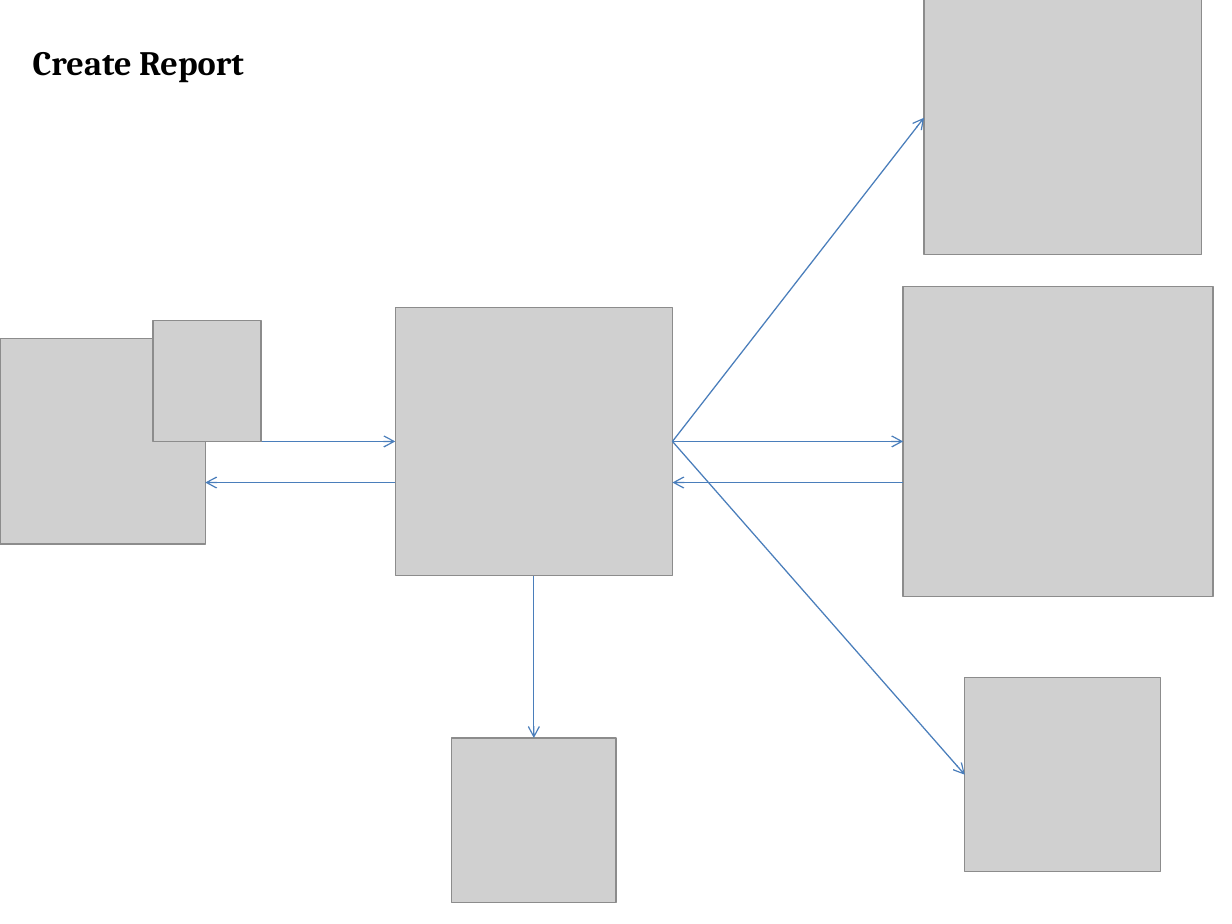
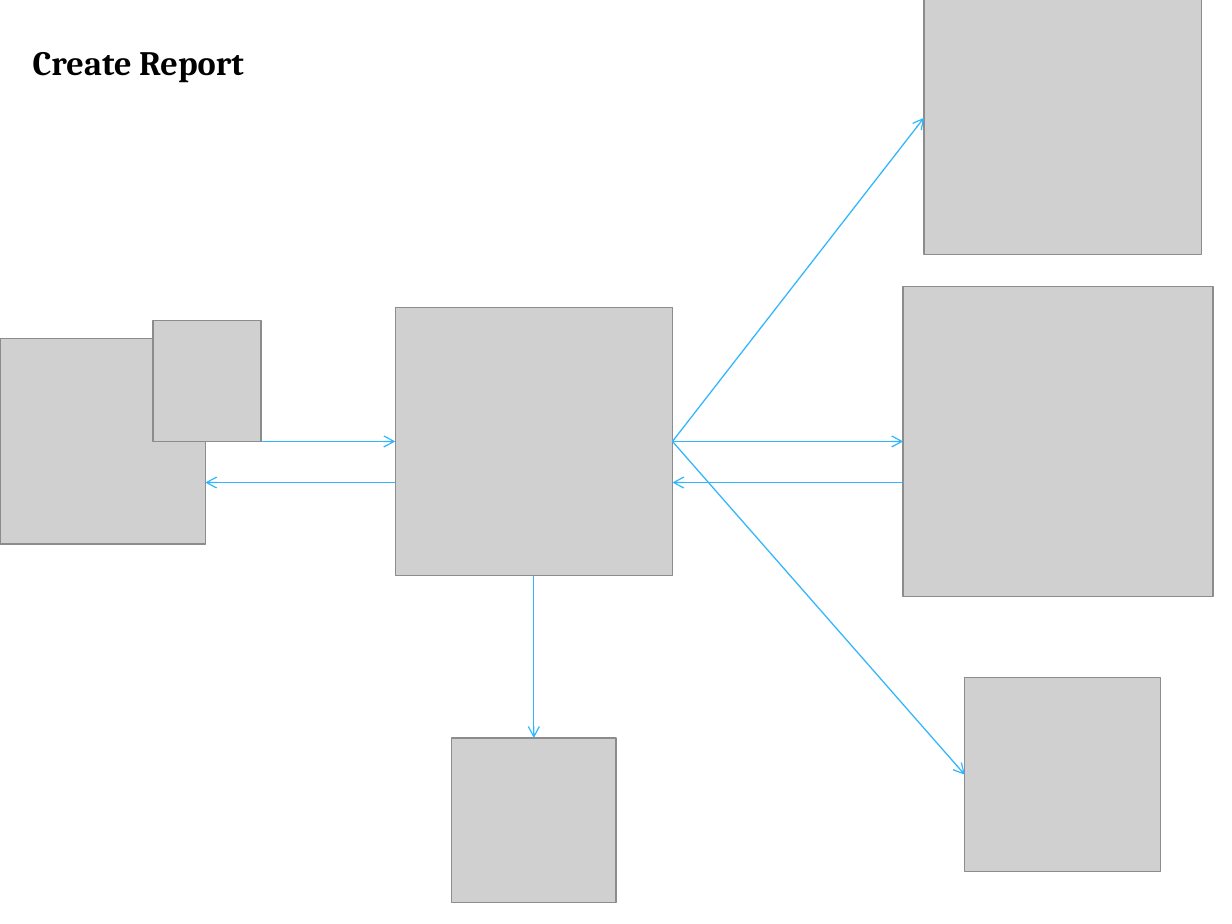
Before and after one commit to tranquang9a1/ECRM, a slide deck: slide 6 of Document/ECRM-Presentation.pptx. Drawn at 1232x924 pixels with LibreOffice and Linux fonts; fonts in the diff are those of the drawing; grey boxes stand for pictures. Boxes give left, top, right and bottom in pixels: in the first picture for what was removed or moved away, otherwise in the second. Text is boxed around its words. In the diff, an @@ line names an element or a change of style, - is before the commit and + after.

```diff
--- a/Document/ECRM-Presentation.pptx
+++ b/Document/ECRM-Presentation.pptx
@@ arrow (673, 441) - (924, 118): stroke #4B7EBC 0.75 pt to #31B6FD 0.75 pt @@
@@ arrow (206, 441) - (395, 441): stroke #4B7EBC 0.75 pt to #31B6FD 0.75 pt @@
@@ arrow (673, 441) - (903, 441): stroke #4B7EBC 0.75 pt to #31B6FD 0.75 pt @@
@@ arrow (673, 441) - (965, 775): stroke #4B7EBC 0.75 pt to #31B6FD 0.75 pt @@
@@ arrow (395, 483) - (206, 483): stroke #4B7EBC 0.75 pt to #31B6FD 0.75 pt @@
@@ arrow (903, 483) - (673, 483): stroke #4B7EBC 0.75 pt to #31B6FD 0.75 pt @@
@@ arrow (533, 575) - (533, 738): stroke #4B7EBC 0.75 pt to #31B6FD 0.75 pt @@
```
Also in this commit, not shown: 8 other slides changed.
